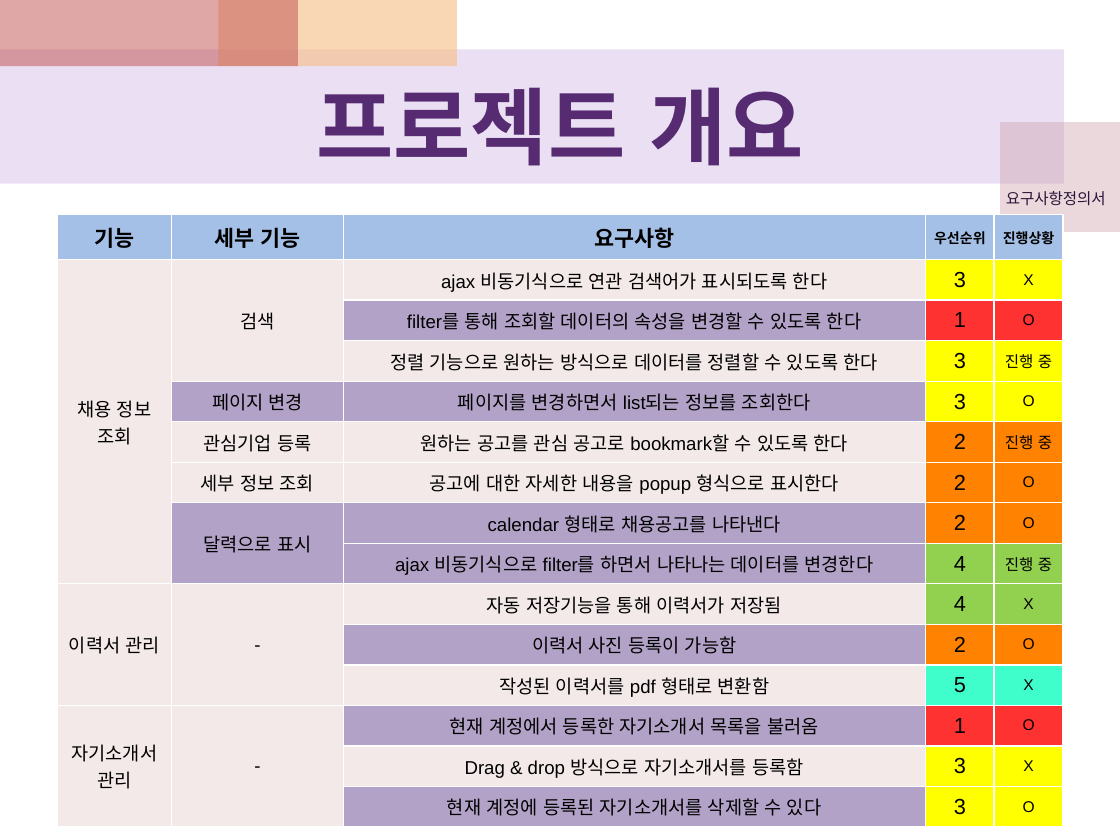
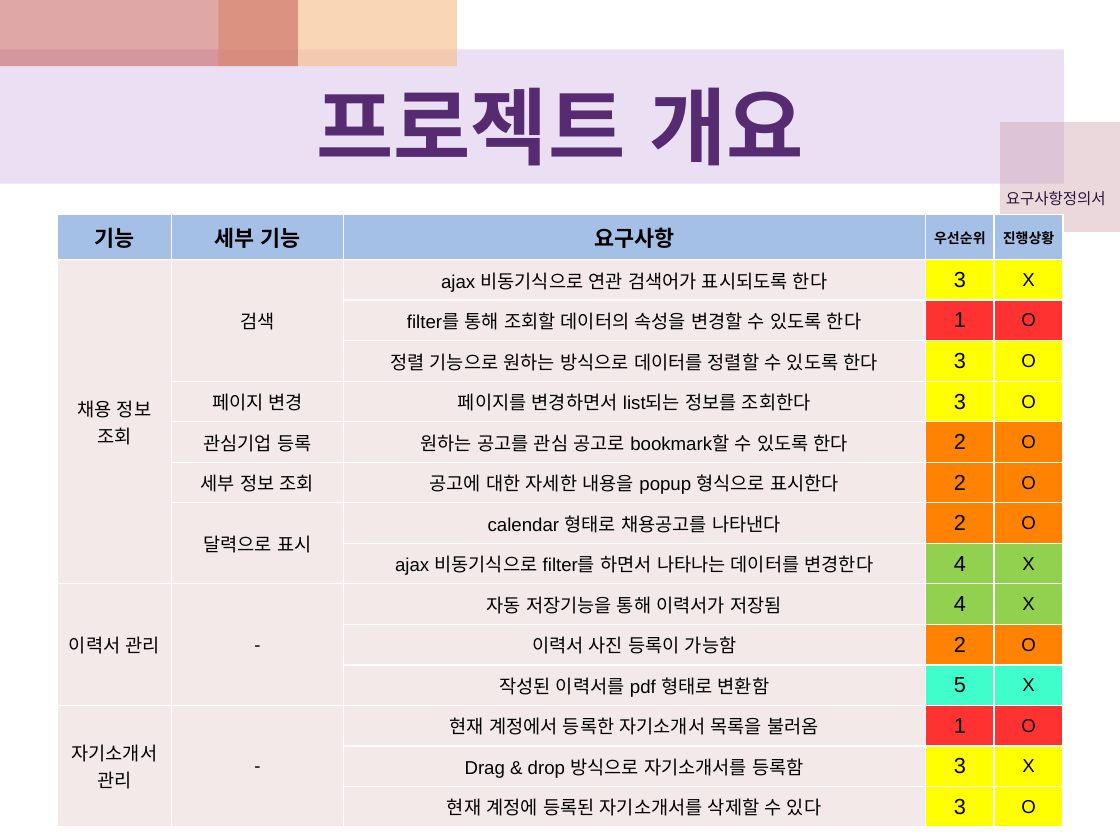
Before and after one commit to JunhyeokKim/javarajob, a slide deck: slide 11 of WebContent/doc/term04(6.1~6.30)/[6조]_term04_170706_javarajob_final.pptx (slide 5 before the commit). Drawn at 1120x840 pixels with LibreOffice and Linux fonts; fonts in the diff are those of the drawing. Boxes give left, top, right and bottom in pixels: in the first picture for what was removed or moved away, otherwise in the second. Text is boxed around its words. In the diff, an @@ line names an element or a change of style, - is before the commit and + after.

Commit message:
css 80프로 완료, email 라이브러리 및 bean 추가

```diff
--- a/WebContent/doc/term04(6.1~6.30)/[6조]_term04_170706_javarajob_final.pptx
+++ b/WebContent/doc/term04(6.1~6.30)/[6조]_term04_170706_javarajob_final.pptx
@@ table at box(57, 215, 1063, 828) @@
-row 4, column 5: 진행 중
+row 4, column 5: O
-row 6, column 5: 진행 중
+row 6, column 5: O
-row 9, column 5: 진행 중
+row 9, column 5: X
@@ fill #B3A2C7 to #F4E9E9 in 9 cells @@
@@ size 10 to 12 pt in "X", "O", "O", "O" and 7 more places @@
```
Also in this commit, not shown: 9 other slides changed, 12 slides added, 2 slides removed, 30 other files.
